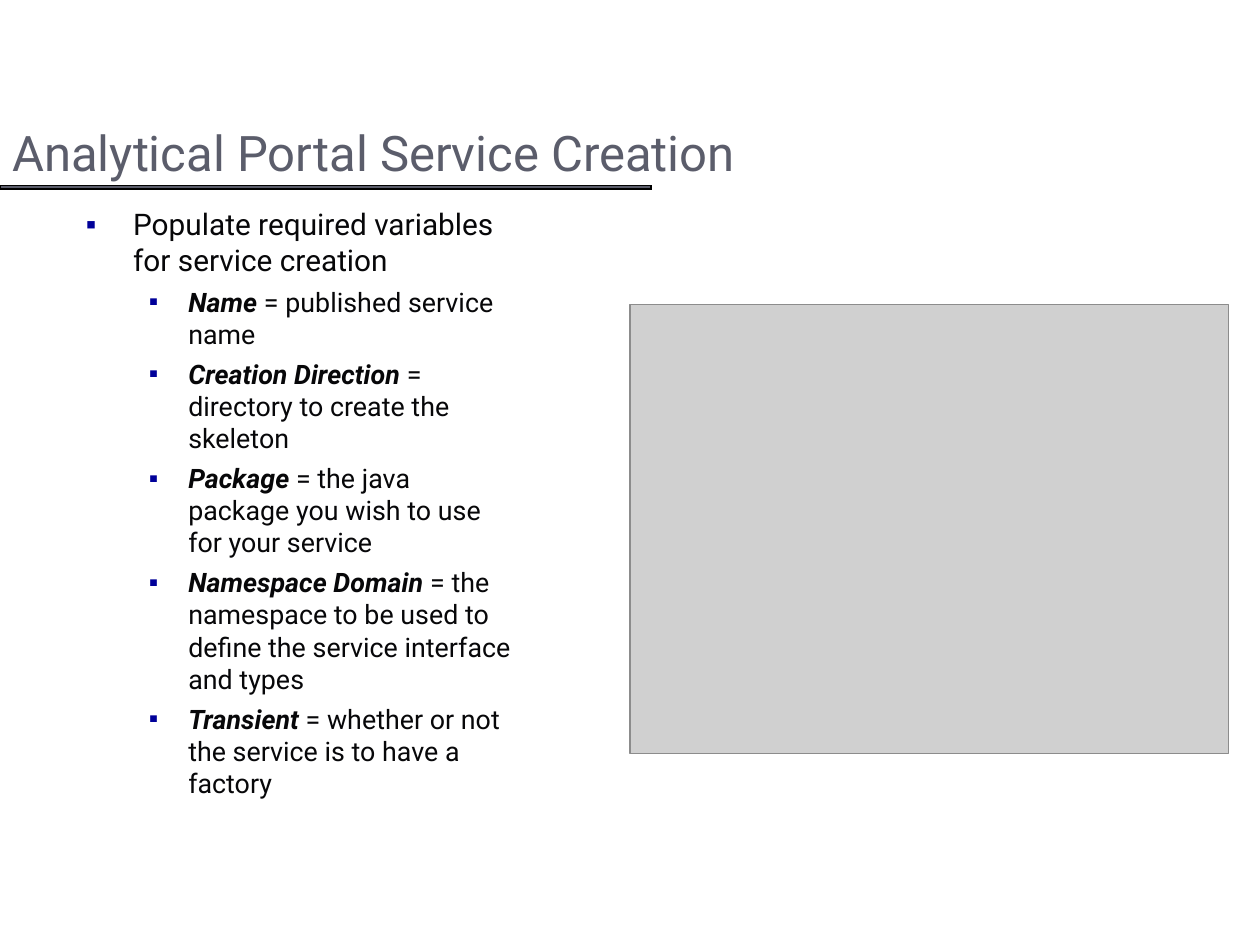
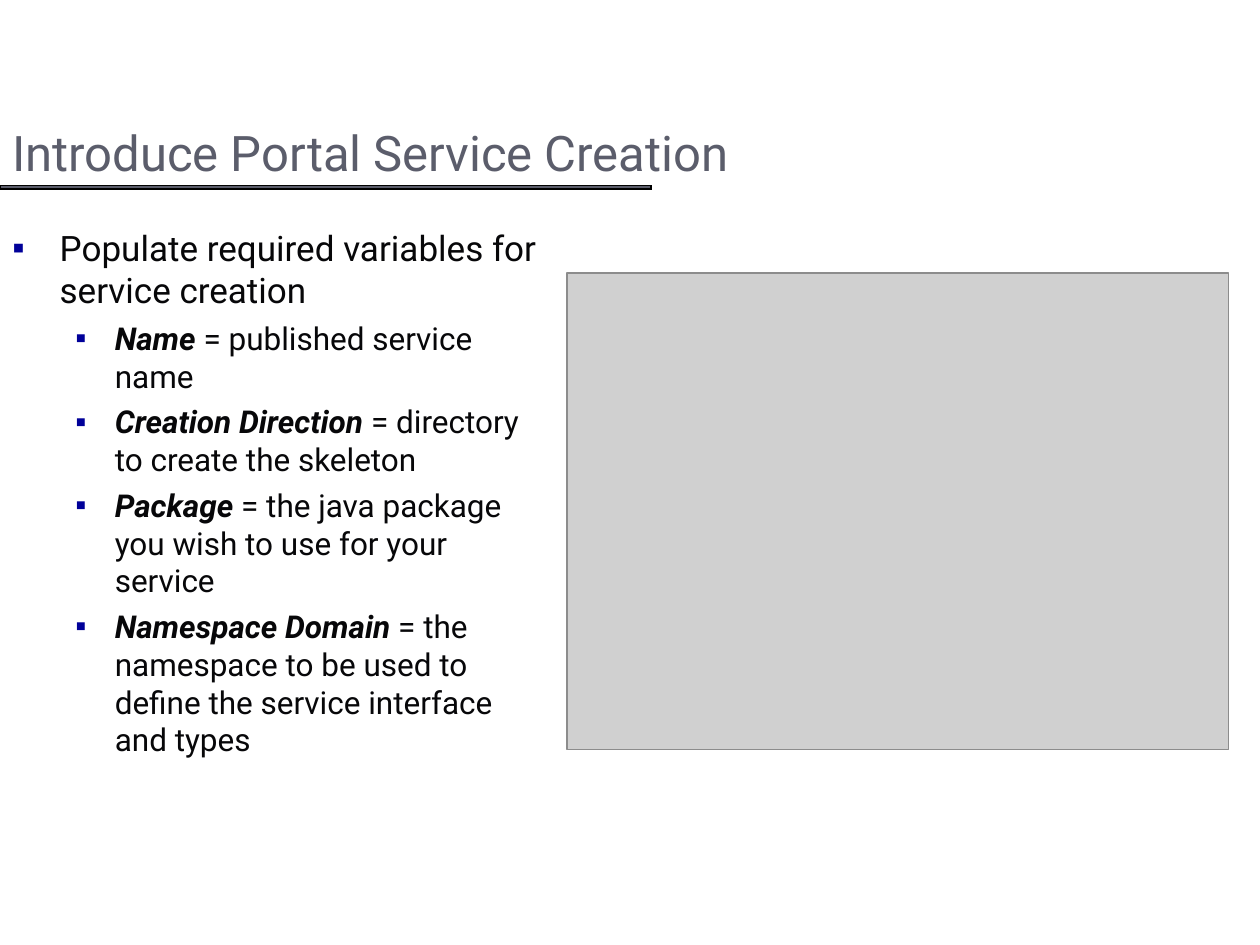
Before and after one commit to NCIP/cagrid-portal, a slide deck: slide 9 of cagrid-1-0/Documentation/presentations/introduce/Introduce_DIALOGUE2.ppt (slide 13 before the commit). Drawn at 1260x945 pixels with LibreOffice and Linux fonts; fonts in the diff are those of the drawing; grey boxes stand for pictures; background and template pictures are left out. Boxes give left, top, right and bottom in pixels: in the first picture for what was removed or moved away, otherwise in the second. Text is boxed around its words. In the diff, an @@ line names an element or a change of style, - is before the commit and + after.

```diff
--- a/cagrid-1-0/Documentation/presentations/introduce/Introduce_DIALOGUE2.ppt
+++ b/cagrid-1-0/Documentation/presentations/introduce/Introduce_DIALOGUE2.ppt
@@ title at (12,134,728,172): text changed @@
-Analytical Portal Service Creation
+Introduce Portal Service Creation
@@ text "Populate required variables for service ...": place and size @@
-text "Populate required variables for service ..." at (133,212,511,799)
+text "Populate required variables for service ..." at (60,234,536,758)
@@ text "Populate required variables for service ..." at (60,234,536,758): size 17 to 20 pt in "Populate required variables for service creation"; size 15.3 to 18 pt in "Name = published service name", "Creation Direction = directory to create the ...", "Package = the java package you wish ...", "Namespace Domain = the namespace to be ..." @@
@@ picture: place and size @@
-picture at (630,305,1228,753)
+picture at (567,273,1228,750)
@@ text at (188,709,500,799): paragraph removed @@
-  ▪ Transient = whether or not the service is to have a factory
```
Also in this commit, not shown: 12 other slides changed, 1 slide added, 24 slides removed, 1 other file.
